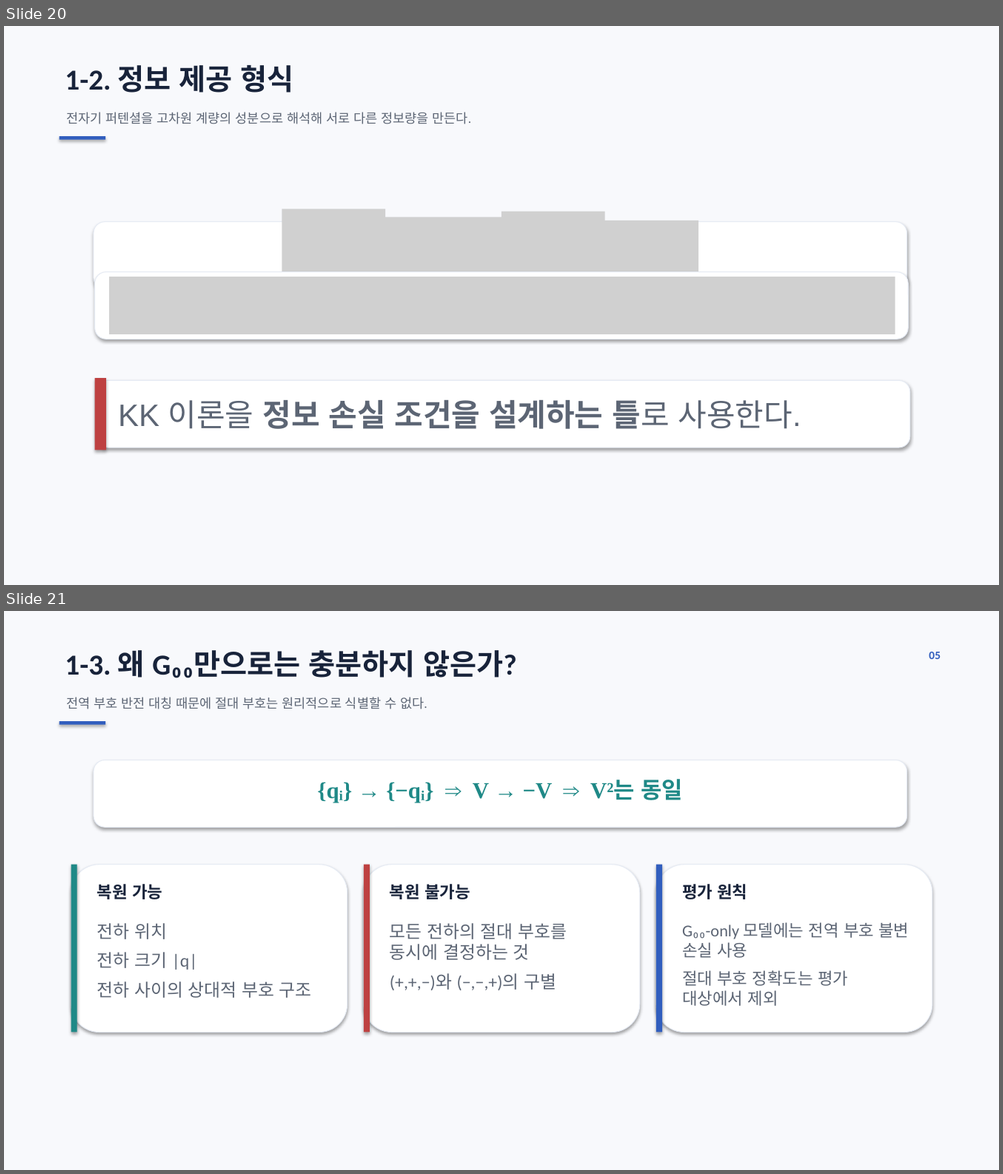
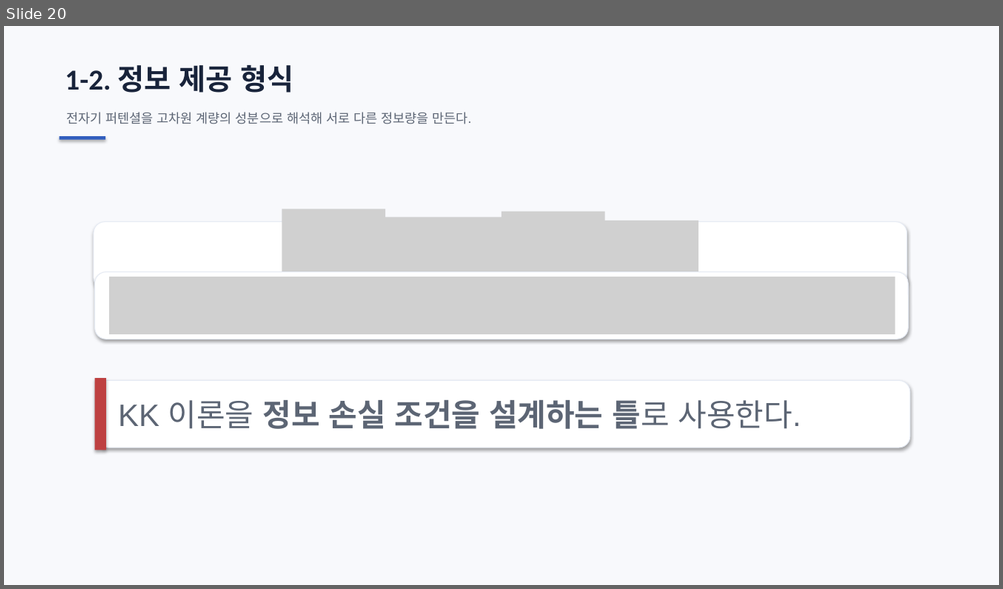
Before and after one commit to ohyunu525/KK-AI, a slide deck: Documents/보고서 파일.pptx. Shown one above the other, each under a label of ours: slides 20 and 21 before the commit, slide 20 after it. The pictures are 1003x1174 and 1003x589 pixels, drawn with LibreOffice and Linux fonts; fonts in the diff are those of the drawing; grey boxes stand for pictures; background and template pictures are left out. Boxes give left, top, right and bottom in pixels: in the first picture for what was removed or moved away, otherwise in the second. Text is boxed around its words. In the diff, an @@ line names an element or a change of style, - is before the commit and + after.

```diff
--- a/Documents/보고서 파일.pptx
+++ b/Documents/보고서 파일.pptx
@@ slide 21 removed at [4,611,999,1170], background #FFFFFF @@
@@ rectangle removed at [4,611,999,1170] @@
@@ text removed at [65,650,516,678] @@
-1-3. 왜 G₀₀만으로는 충분하지 않은가?
@@ text removed at [928,652,940,659] @@
-05
@@ text removed at [66,697,427,709] @@
-전역 부호 반전 대칭 때문에 절대 부호는 원리적으로 식별할 수 없다.
@@ rectangle removed at [60,721,105,724] @@
@@ rounded rectangle removed at [94,760,907,827] @@
@@ text removed at [317,779,683,803] @@
-{qᵢ} → {−qᵢ} ⇒ V → −V ⇒ V²는 동일
@@ rounded rectangle removed at [71,865,347,1033] @@
@@ rectangle removed at [71,865,77,1033] @@
@@ rounded rectangle removed at [364,865,640,1033] @@
@@ rectangle removed at [364,865,370,1033] @@
@@ rounded rectangle removed at [656,865,932,1033] @@
@@ rectangle removed at [656,865,662,1033] @@
@@ text removed at [97,884,162,900] @@
-복원 가능
@@ text removed at [390,884,470,900] @@
-복원 불가능
@@ text removed at [682,884,747,900] @@
-평가 원칙
@@ text removed at [97,923,312,998] @@
-전하 위치
-전하 크기 |q|
-전하 사이의 상대적 부호 구조
@@ text removed at [390,923,567,991] @@
-모든 전하의 절대 부호를 동시에 결정하는 것
-(+,+,−)와 (−,−,+)의 구별
@@ text removed at [682,923,908,1006] @@
-G₀₀-only 모델에는 전역 부호 불변 손실 사용
-절대 부호 정확도는 평가 대상에서 제외
```
Also in this commit, not shown: 2 slides changed, 3 slides added, 3 other slides removed, 5 other files.
